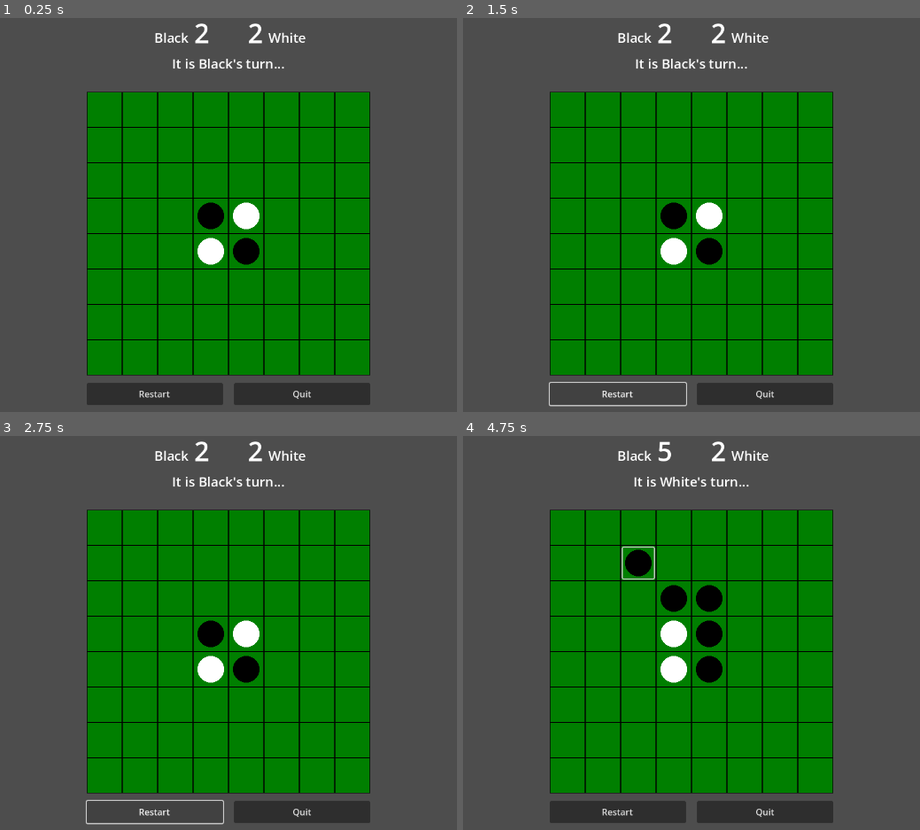
Above: before the commit, frames 1-4 (two rows, left to right).
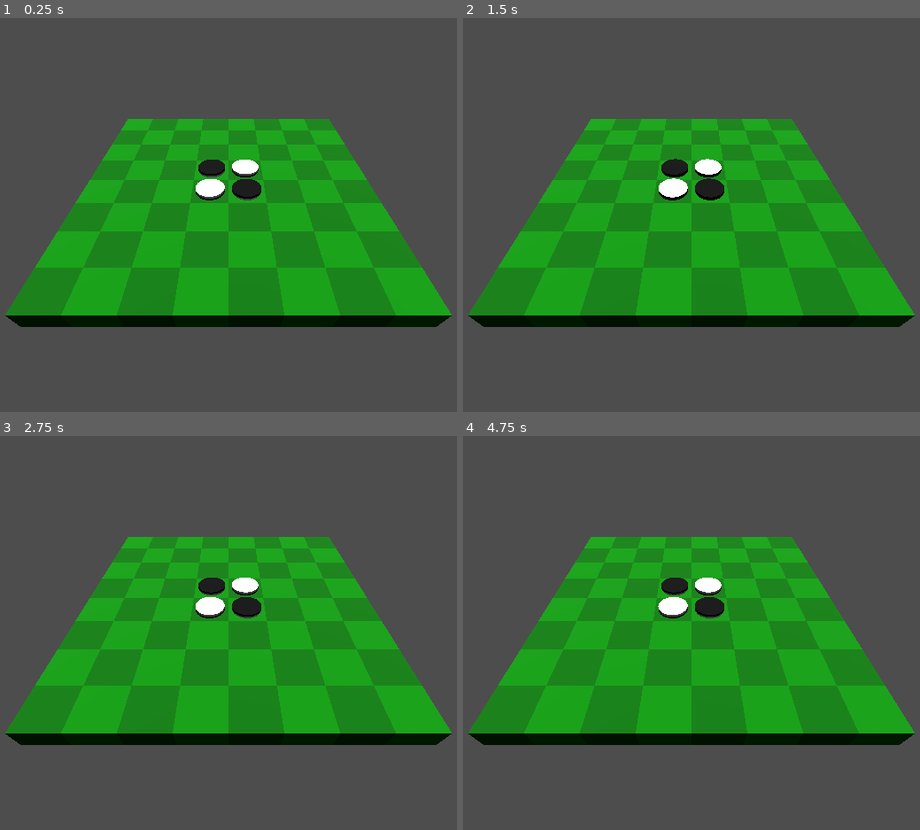
Above: after the commit, the same moments.

Repository: phrasmotica/othello
Game: Godot game, scene res://scenes/3d/game_3d.tscn
Two runs of this game, one before a commit and one after it. Both use one fixed random seed, a clock stepped at 60 frames per second and the inputs below. Before the commit the project starts from res://scenes/game.tscn.
Inputs (mouse positions are in pixels of both pictures, inside the frame that each line leads up to):
- Up to frame 1 (0.25 s): no input
- Up to frame 2 (1.5 s): click (618, 392) at 0.5 s, where only the run before the commit has a clickable "Restart"; click (618, 392) at 1.25 s, where only the run before the commit has a clickable "Restart"
- Up to frame 3 (2.75 s): click (155, 810) at 2 s, where only the run before the commit has a clickable "Restart"
- Up to frame 4 (4.75 s): click (709, 597) at 2.77 s; click (673, 597) at 3.52 s; click (636, 562) at 4.27 s

The runs differ from the first frame. In frame 1, 55% of the frame differs, in the area x 1-99%, y 1-99%; in frame 2, 54%; in frame 3, 54%; in frame 4, 55%.

Commit message:
Create 3D game scene and connect the appropriate signals to make it functional in debug mode

Diff:
--- a/project.godot
+++ b/project.godot
@@ -11,7 +11,7 @@
 [application]
 
 config/name="othello"
-run/main_scene="res://scenes/game.tscn"
+run/main_scene="res://scenes/3d/game_3d.tscn"
 config/features=PackedStringArray("4.3", "Forward Plus")
 config/icon="res://icon.svg"
 
--- a/scenes/3d/board_3d.tscn
+++ b/scenes/3d/board_3d.tscn
@@ -6,6 +6,7 @@
 [ext_resource type="Script" path="res://scripts/3d/board_creator_3d.gd" id="1_wf7qt"]
 [ext_resource type="Script" path="res://scripts/3d/cells_manager_3d.gd" id="2_1qqbh"]
 [ext_resource type="Resource" uid="uid://w8ur2oaq7rpo" path="res://resources/initial_state_default.tres" id="2_i7pd3"]
+[ext_resource type="PackedScene" uid="uid://crcg846yilqdv" path="res://scenes/board_state.tscn" id="4_ch6ci"]
 [ext_resource type="PackedScene" uid="uid://crn1w7viex67d" path="res://scenes/cell_data_pool.tscn" id="4_q7gkl"]
 [ext_resource type="Resource" uid="uid://c5gfjl10d81hu" path="res://resources/empty_counter_data.tres" id="9_i6vqj"]
 [ext_resource type="Resource" uid="uid://pqc052my8ydx" path="res://resources/black_counter_data.tres" id="12_ls45f"]
@@ -22,6 +23,10 @@
 cells_manager_3d = NodePath("../CellsManager3D")
 cell_data_pool = NodePath("../CellDataPool")
 
+[node name="BoardState" parent="." node_paths=PackedStringArray("board_creator") instance=ExtResource("4_ch6ci")]
+unique_name_in_owner = true
+board_creator = NodePath("../BoardCreator3D")
+
 [node name="CellDataPool" parent="." instance=ExtResource("4_q7gkl")]
 unique_name_in_owner = true
 
--- /dev/null
+++ b/scenes/3d/game_3d.tscn
@@ -0,0 +1,22 @@
+[gd_scene load_steps=4 format=3 uid="uid://b1motxf0wbelw"]
+
+[ext_resource type="Script" path="res://scripts/3d/debug_handler_3d.gd" id="1_r07sb"]
+[ext_resource type="PackedScene" uid="uid://2ryiy7bbn55i" path="res://scenes/3d/board_3d.tscn" id="2_2hvj3"]
+[ext_resource type="PackedScene" uid="uid://b3axiqvovsmhd" path="res://scenes/3d/othello_game_logic_3d.tscn" id="2_wfqod"]
+
+[node name="Game3D" type="Node3D"]
+
+[node name="DebugHandler3D" type="Node" parent="." node_paths=PackedStringArray("board")]
+script = ExtResource("1_r07sb")
+board = NodePath("../Board3D")
+
+[node name="OthelloGameLogic3D" parent="." node_paths=PackedStringArray("board_3d") instance=ExtResource("2_wfqod")]
+board_3d = NodePath("../Board3D")
+
+[node name="Board3D" parent="." instance=ExtResource("2_2hvj3")]
+
+[node name="Camera3D" type="Camera3D" parent="."]
+transform = Transform3D(1, 0, 0, 0, 0.713752, 0.700399, 0, -0.700399, 0.713752, 4, 5.05233, 10.0396)
+
+[node name="DirectionalLight3D" type="DirectionalLight3D" parent="Camera3D"]
+transform = Transform3D(1, 0, 0, 0, 0.707107, 0.707107, 0, -0.707107, 0.707107, 0, 3, 0)
--- a/scripts/3d/board_3d.gd
+++ b/scripts/3d/board_3d.gd
@@ -13,16 +13,22 @@
 var board_creator: BoardCreator3D = %BoardCreator3D
 
 @onready
+var board_state: BoardState = %BoardState
+
+@onready
 var cells_manager_3d: CellsManager3D = %CellsManager3D
 
 @onready
 var cell_data_pool: CellDataPool = %CellDataPool
 
 signal cell_changed(index: int, data: BoardCellData)
+signal state_changed(data: BoardStateData)
+signal flips_finished(indexes: Array[int])
+signal board_reset
 
 func _ready() -> void:
-	# board_state.cell_changed.connect(cell_changed.emit)
-	# board_state.state_changed.connect(state_changed.emit)
+	board_state.cell_changed.connect(cell_changed.emit)
+	board_state.state_changed.connect(state_changed.emit)
 
 	_initialise()
 
@@ -40,10 +46,48 @@
 	if initial_state and initial_state.changed.get_connections().size() <= 0:
 		initial_state.changed.connect(_inject_state)
 
+func set_next_colour(colour: BoardStateData.CounterType) -> void:
+	if cells_manager_3d:
+		cells_manager_3d.set_next_colour(colour)
+
+	if board_state:
+		board_state.set_next_colour(colour)
+
+	if cell_data_pool:
+		cell_data_pool.next_colour = colour
+
+func broadcast_state() -> void:
+	if board_state:
+		board_state.broadcast()
+
+func restart() -> void:
+	if board_creator:
+		board_creator.inject(initial_state, self)
+
+	board_reset.emit()
+
 func play_random() -> void:
 	var cell := cells_manager_3d.get_random_placeable_cell_3d()
 
 	if cell:
+		print("Placing counter randomly in cell %d" % cell.index)
+
 		cell.place_counter(cell_data_pool.get_next())
 
 		cell_changed.emit(cell.index, cell.cell_data)
+
+func perform_flips(indexes: Array[int]) -> void:
+	if indexes.size() < 0:
+		return
+
+	for i in indexes:
+		var cell := cells_manager_3d.get_cell_3d(i)
+		cell.cell_data = cell_data_pool.flip(cell.cell_data)
+
+		board_state.set_cell(i, cell.cell_data, false)
+
+	flips_finished.emit(indexes)
+
+func enable_cell(idx: int, enabled: bool) -> void:
+	var cell := cells_manager_3d.get_cell_3d(idx)
+	cell.cannot_place = not enabled
--- a/scripts/3d/board_cell_3d.gd
+++ b/scripts/3d/board_cell_3d.gd
@@ -7,6 +7,14 @@
 		cell_data = value
 
 		_refresh()
+
+@export
+var next_colour := BoardStateData.CounterType.BLACK:
+	set(value):
+		if next_colour != value:
+			next_colour = value
+
+			_refresh()
 
 @export
 var index: int = 0:
--- a/scripts/3d/board_creator_3d.gd
+++ b/scripts/3d/board_creator_3d.gd
@@ -6,6 +6,11 @@
 
 @export
 var cells_manager_3d: CellsManager3D
+
+func _ready() -> void:
+	if cells_parent_3d:
+		cells_parent_3d.cell_injected.connect(cell_injected.emit)
+		cells_parent_3d.cell_pressed.connect(_handle_cell_pressed)
 
 func inject(state: BoardStateData, scene_root: Node) -> void:
 	if state:
--- a/scripts/3d/cells_manager_3d.gd
+++ b/scripts/3d/cells_manager_3d.gd
@@ -10,6 +10,11 @@
 
 func add_3d(cell: BoardCell3D) -> void:
 	_cells_3d.append(cell)
+
+func set_next_colour(colour: BoardStateData.CounterType) -> void:
+	for idx in count():
+		var cell := get_cell_3d(idx)
+		cell.next_colour = colour
 
 func get_cell_3d(idx: int) -> BoardCell3D:
 	if idx < 0 or idx >= count():
Not shown: 1 places in scenes/3d/board_3d.tscn that only renumber resources
